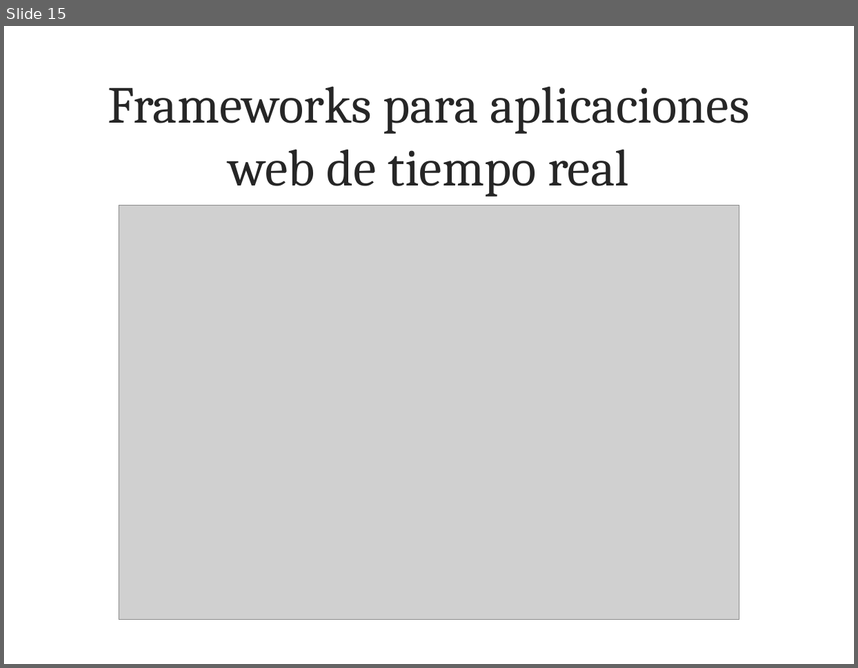
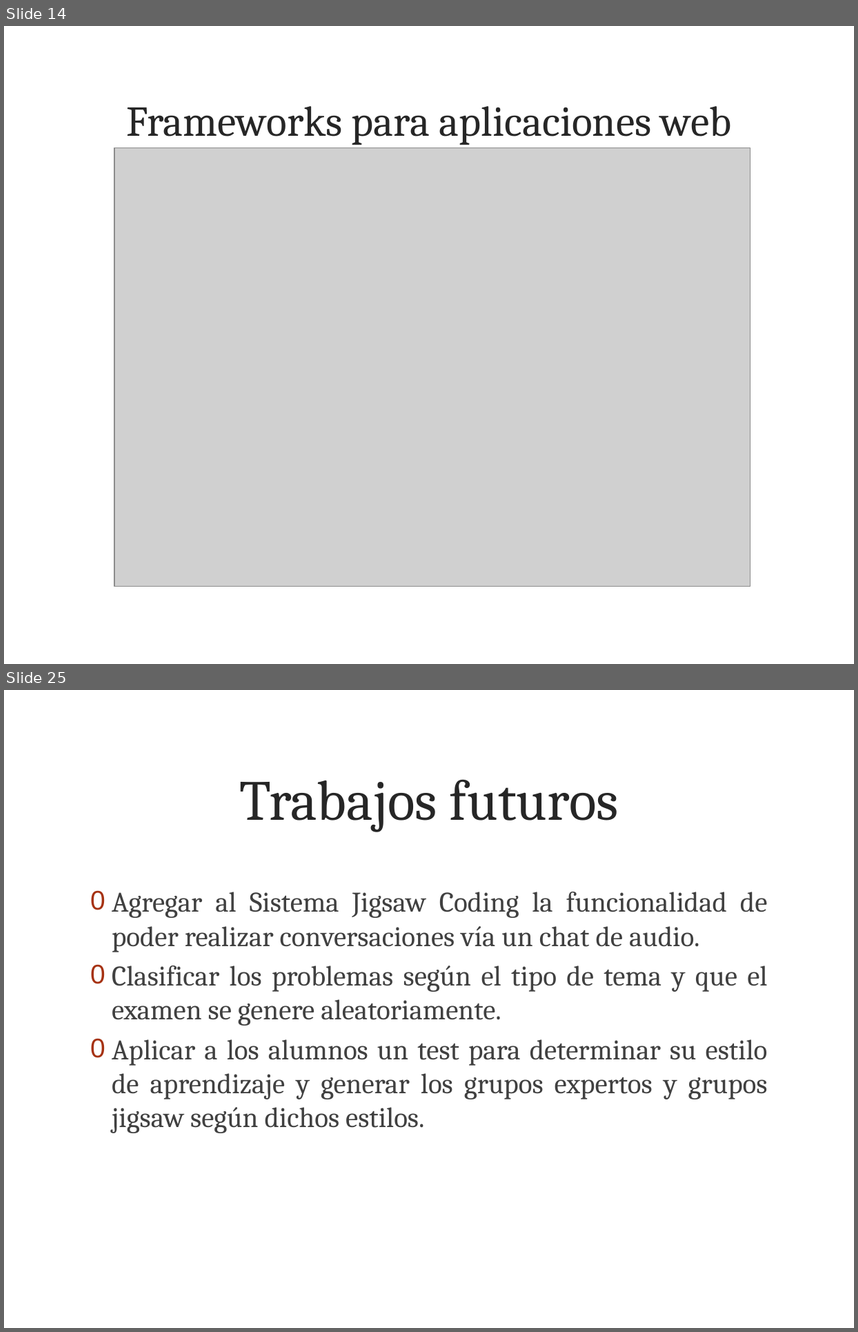
Before and after one commit to leiparov/TesisJigsaw, a slide deck: tesis.pptx. Shown one above the other, each under a label of ours: slide 15 before the commit, slides 14 and 25 after it; the slides between them are not shown. The pictures are 858x668 and 858x1332 pixels, drawn with LibreOffice and Linux fonts; fonts in the diff are those of the drawing; grey boxes stand for pictures; background and template pictures are left out. Boxes give left, top, right and bottom in pixels: in the first picture for what was removed or moved away, otherwise in the second. Text is boxed around its words. In the diff, an @@ line names an element or a change of style, - is before the commit and + after.

```diff
--- a/tesis.pptx
+++ b/tesis.pptx
@@ slide 25 added at <box>4,690,854,1328</box>, background picture (left out) @@
@@ title added at <box>239,779,619,832</box>, 48 pt, text #262626 @@
+Trabajos futuros
@@ text added at <box>112,891,768,1133</box>, 24 pt, text #404040 @@
+0 Agregar al Sistema Jigsaw Coding la funcionalidad de poder realizar conversaciones vía un chat de audio.
+0 Clasificar los problemas según el tipo de tema y que el examen se genere aleatoriamente.
+0 Aplicar a los alumnos un test para determinar su estilo de aprendizaje y generar los grupos expertos y grupos jigsaw según dichos estilos.
@@ what was slide 15 is now slide 14 @@
@@ slide 14 changed as well @@
@@ title at <box>126,106,732,145</box>: text changed; size 44 to 36 pt @@
-Frameworks para aplicaciones web de tiempo real
+Frameworks para aplicaciones web
@@ picture: place and size @@
-picture at <box>119,205,738,619</box>
+picture at <box>114,147,751,586</box>
```
Also in this commit, not shown: 3 other slides changed, 10 other slides added, 1 slide removed, 3 other files.
